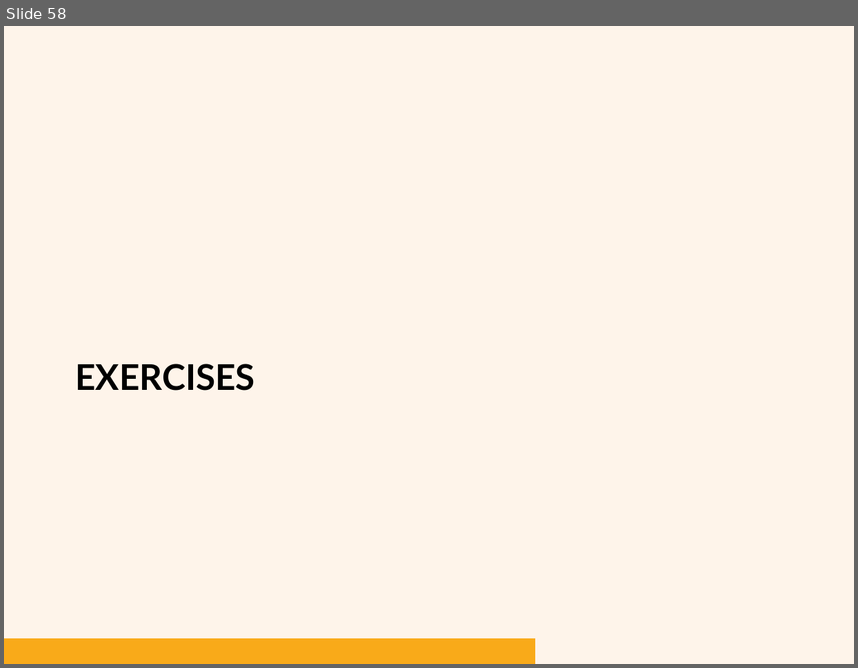
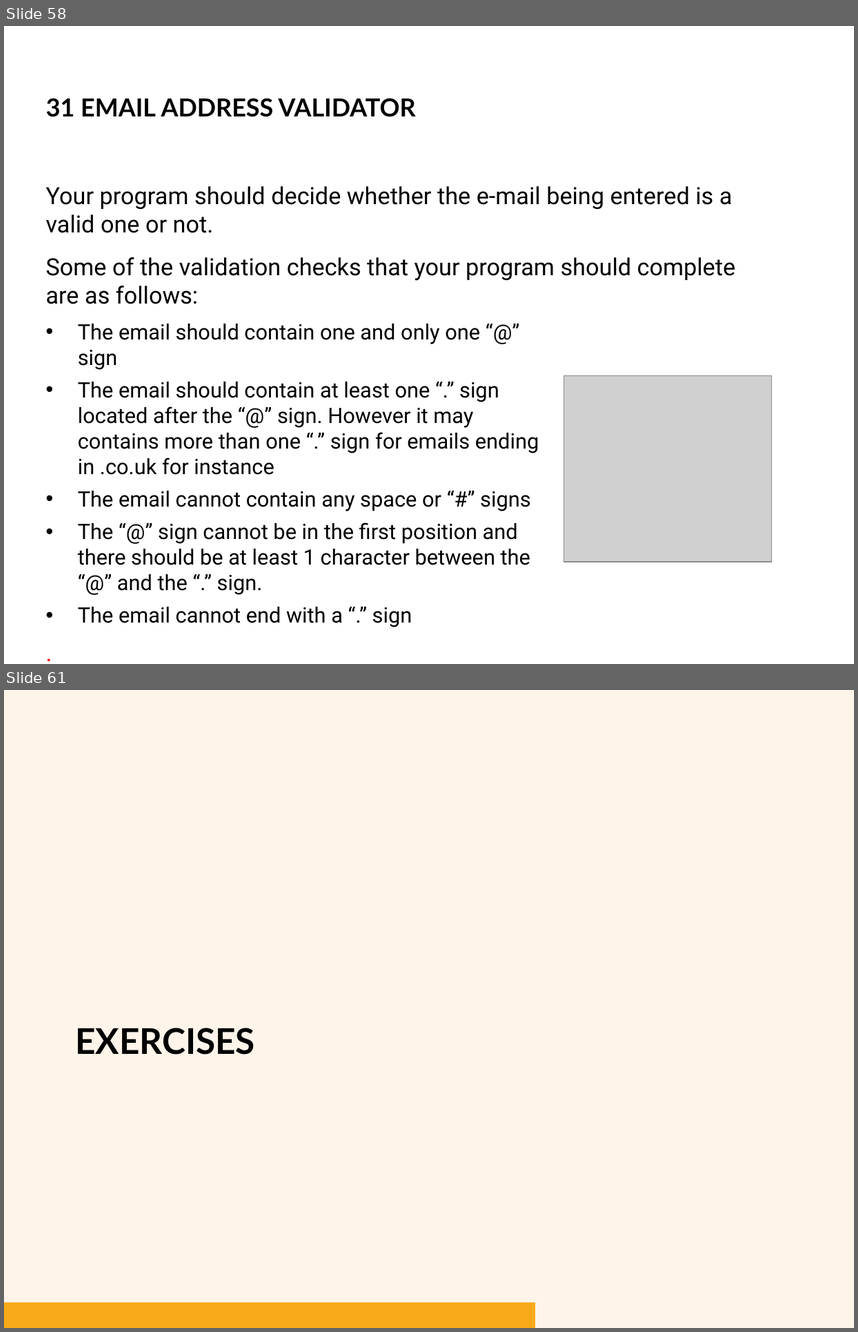
Before and after one commit to bryanbsun/pythonps, a slide deck: Python Problem Solver 2.pptx. Shown one above the other, each under a label of ours: slide 58 before the commit, slides 58 and 61 after it; the slides between them are not shown. The pictures are 858x668 and 858x1332 pixels, drawn with LibreOffice and Linux fonts; fonts in the diff are those of the drawing; grey boxes stand for pictures; background and template pictures are left out. Boxes give left, top, right and bottom in pixels: in the first picture for what was removed or moved away, otherwise in the second. Text is boxed around its words. In the diff, an @@ line names an element or a change of style, - is before the commit and + after.

```diff
--- a/Python Problem Solver 2.pptx
+++ b/Python Problem Solver 2.pptx
@@ slide 58 added at (4,26,854,664), background #FFFFFF @@
@@ text added at (46,98,416,117), 21 pt, text #000000, bold @@
+31 EMAIL ADDRESS VALIDATOR
@@ text added at (46,186,736,304), 20 pt, text #000000 @@
+Your program should decide whether the e-mail being entered is a valid one or not.
+Some of the validation checks that your program should complete are as follows:
@@ text added at (78,323,539,627), 18 pt, text #000000 @@
+• The email should contain one and only one “@” sign
+• The email should contain at least one “.” sign located after the “@” sign. However it may contains more than one “.” sign for emails ending in .co.uk for instance
+• The email cannot contain any space or “#” signs
+• The “@” sign cannot be in the first position and there should be at least 1 character between the “@” and the “.” sign.
+• The email cannot end with a “.” sign
+.
@@ picture added at (564,375,771,561) @@
@@ what was slide 58 is now slide 61 @@
```
Also in this commit, not shown: 2 slides changed, 2 other slides added, 7 other files.
